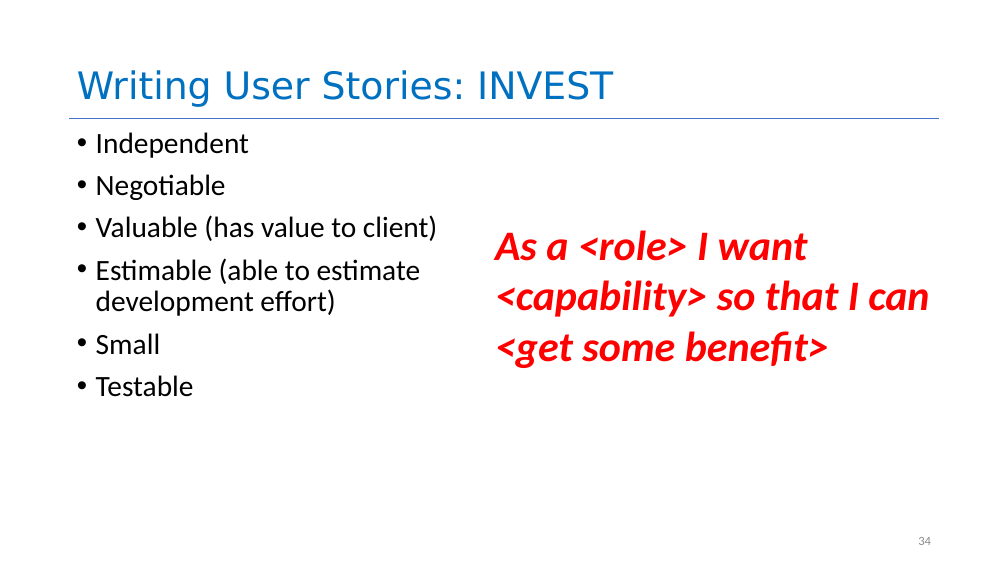
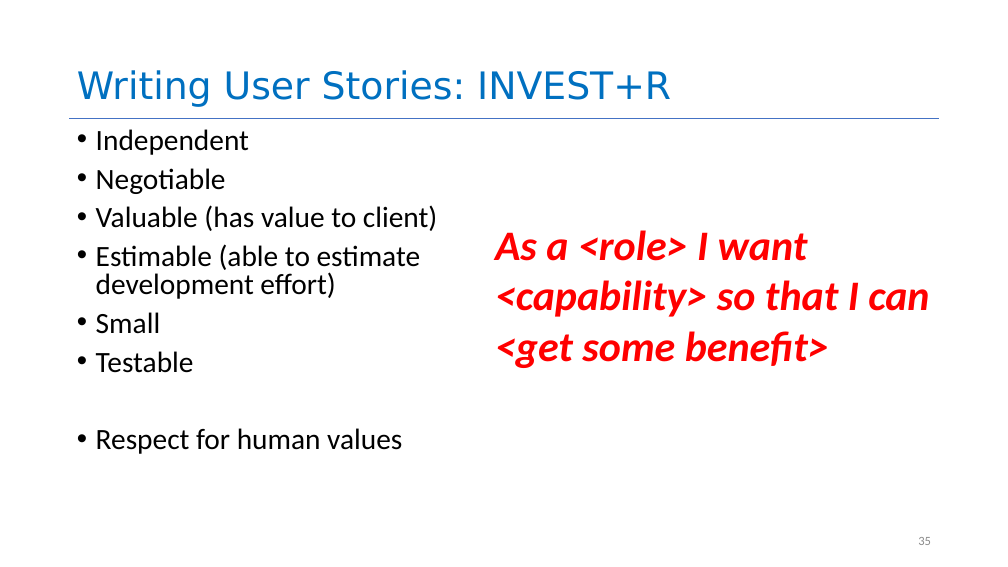
Before and after one commit to yashburshe/CS4530-Fall-2025, a slide deck: slide 35 of Slides/Module 01.2 Requirements Gathering.pptx (slide 34 before the commit). Drawn at 1008x567 pixels with LibreOffice and Linux fonts; fonts in the diff are those of the drawing. Boxes give left, top, right and bottom in pixels: in the first picture for what was removed or moved away, otherwise in the second. Text is boxed around its words. In the diff, an @@ line names an element or a change of style, - is before the commit and + after.

Commit message:
added a slide for negative impact and updated to invest+r

```diff
--- a/Slides/Module 01.2 Requirements Gathering.pptx
+++ b/Slides/Module 01.2 Requirements Gathering.pptx
@@ title at [77, 70, 671, 107]: text changed @@
-Writing User Stories: INVEST
+Writing User Stories: INVEST+R
@@ text at [96, 129, 437, 373]: line spacing 0.9 to 0.8 @@
@@ text at [96, 428, 402, 454]: paragraph added @@
+• Respect for human values
@@ page number at [918, 537, 931, 545]: text changed @@
-34
+35
```
Also in this commit, not shown: 4 other slides changed, 1 slide added, 2 other files.
